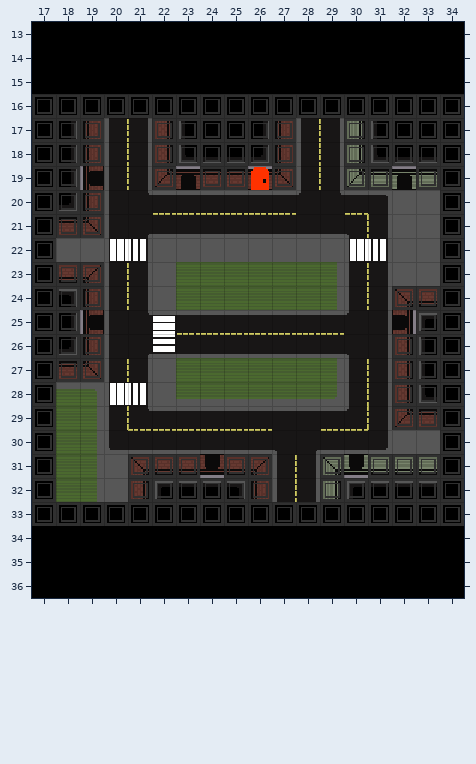
Level history. Tiled map: Content/maps/level0.tmx. The picture above is the old version.
Cells are 16x16 px. Shown: x 17..34, y 13..36.
After the commit:
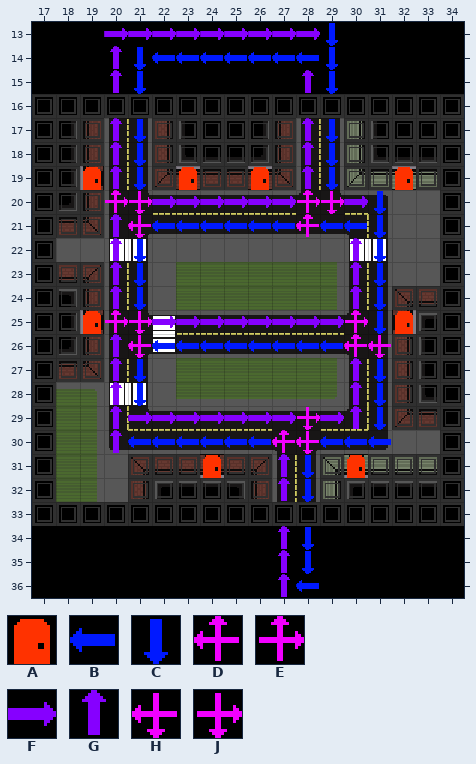
Key: from "mechtiles16": A 1, B 4, C 5, D 6, E 7, F 8, G 9, H 10, J 11.
_ is an empty cell, . an unchanged one.
The exact change:
--- layer "mech"
@@ x 20..29 @@
-13 __________
-14 __________
-15 __......__
+13 FFFFFFFFFC
+14 GCBBBBBBBC
+15 GC......GC
@@ x 19..32 @@
-17 .__......__...
-18 .__......__...
-19 ___._....__.._
-20 .____________.
-21 .____________.
-22 .__........__.
-23 .__........__.
-24 .__........__.
-25 ______________
-26 .____________.
-27 .__........__.
-28 .__........__.
-29 .____________.
-30 .____________.
-31 ....._..__._..
-32 ........__....
+17 .GC......GC...
+18 .GC......GC...
+19 AGC.A....GC..A
+20 .EJFFFFFFEJFC.
+21 .GHBBBBBBDBBC.
+22 .GC........GC.
+23 .GC........GC.
+24 .GC........GC.
+25 AEJFFFFFFFFECA
+26 .GHBBBBBBBBDH.
+27 .GC........GC.
+28 .GC........GC.
+29 .GFFFFFFFJFGC.
+30 .GBBBBBBDHBBB.
+31 .....A..GC.A..
+32 ........GC....
@@ x 27..28 @@
-34 __
-35 __
-36 __
+34 GC
+35 GC
+36 GB
Where, in picture pixels (left, top, right, bottom), the same in both pictures:
added: (104, 23, 338, 94)
added: (83, 118, 413, 502)
added: (278, 526, 319, 597)
